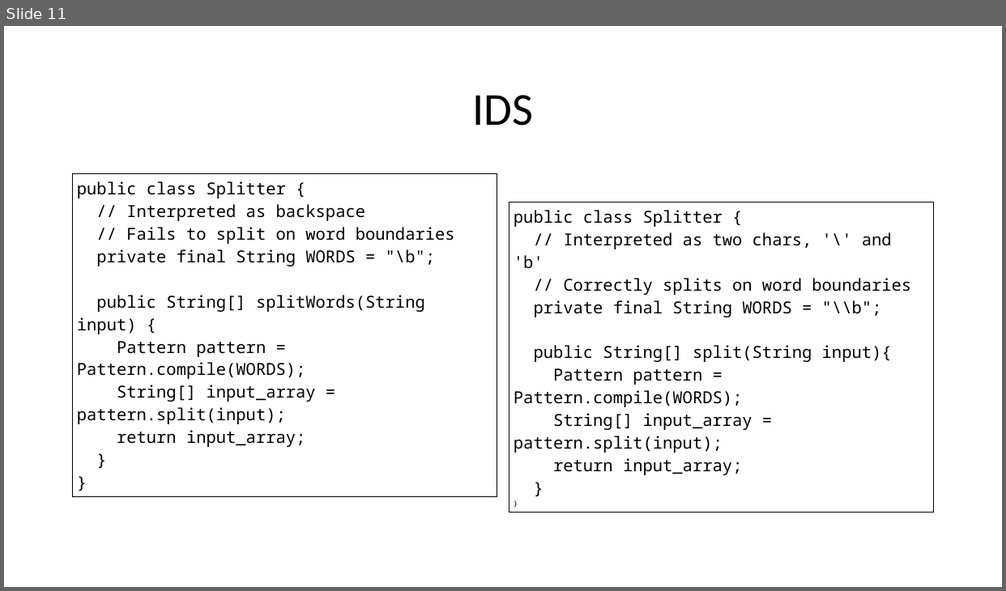
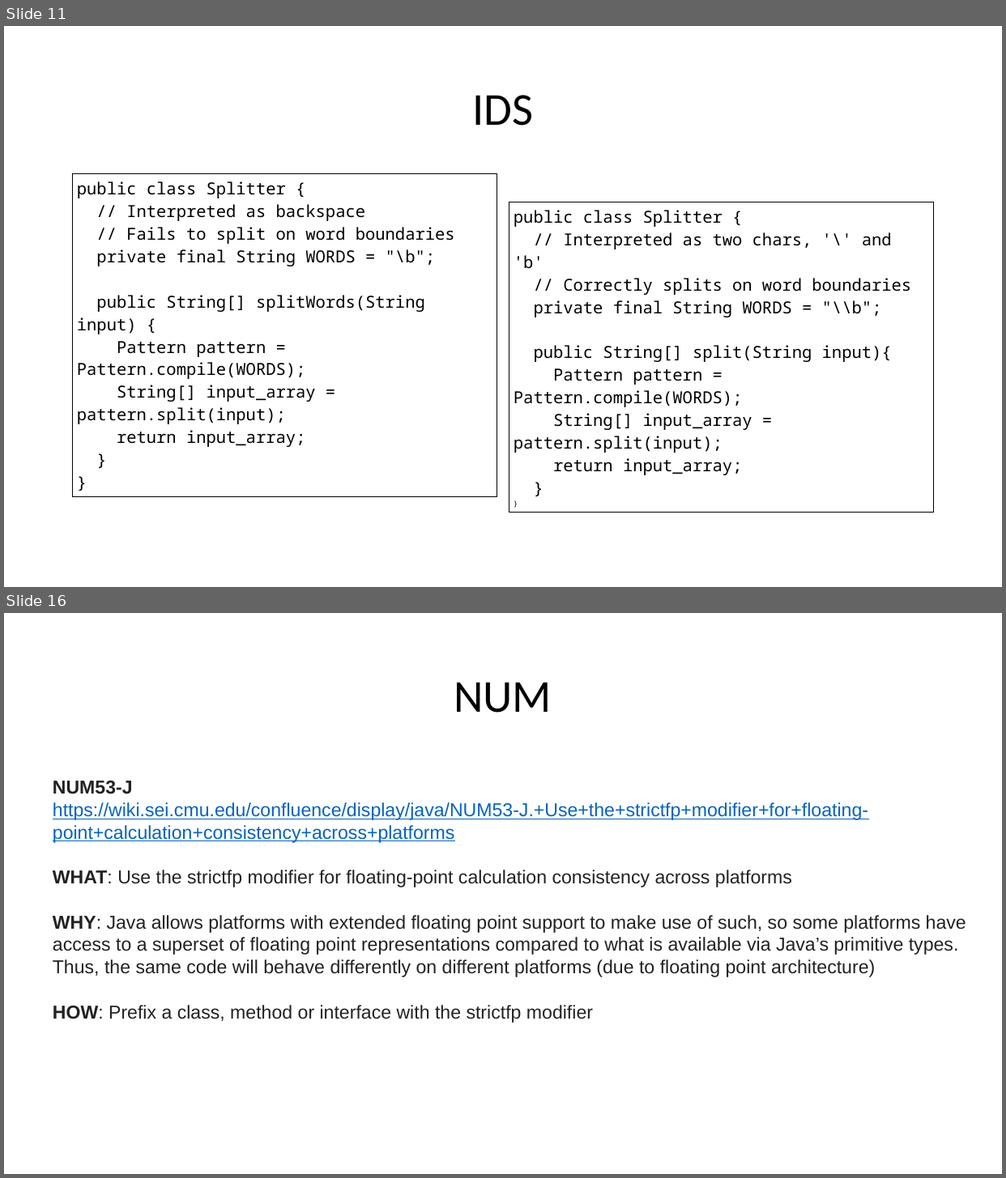
Before and after one commit to stevester94/CSC201_Project, a slide deck: Project2.pptx. Shown one above the other, each under a label of ours: slide 11 before the commit, slides 11 and 16 after it; the slides between them are not shown. The pictures are 1006x591 and 1006x1178 pixels, drawn with LibreOffice and Linux fonts; fonts in the diff are those of the drawing. Boxes give left, top, right and bottom in pixels: in the first picture for what was removed or moved away, otherwise in the second. Text is boxed around its words. In the diff, an @@ line names an element or a change of style, - is before the commit and + after.

```diff
--- a/Project2.pptx
+++ b/Project2.pptx
@@ slide 16 added at (4,613,1002,1174), background #FFFFFF @@
@@ text added at (454,682,552,713), 44 pt, text #000000 @@
+NUM
@@ text added at (53,781,966,1023), 18 pt, text #222222 @@
+NUM53-J
+https://wiki.sei.cmu.edu/confluence/display/java/NUM53-J.+Use+the+strictfp+modifier+for+floating-point+calculation+consistency+across+platforms
+WHAT: Use the strictfp modifier for floating-point calculation consistency across platforms
+WHY: Java allows platforms with extended floating point support to make use of such, so some platforms have access to a superset of floating point representations compared to what is available via Java’s primitive types. Thus, the same code will behave differently on different platforms (due to floating point architecture)
+HOW: Prefix a class, method or interface with the strictfp modifier
```
Also in this commit, not shown: 2 slides changed, 6 other slides added.
